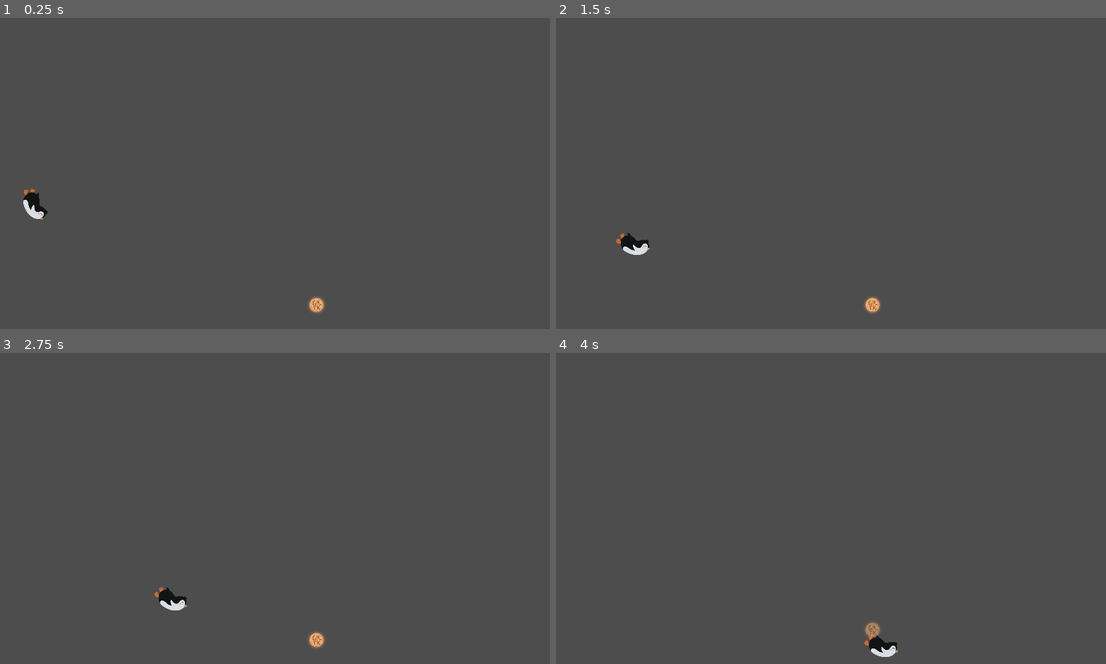
Above: before the commit, frames 1-4 (two rows, left to right).
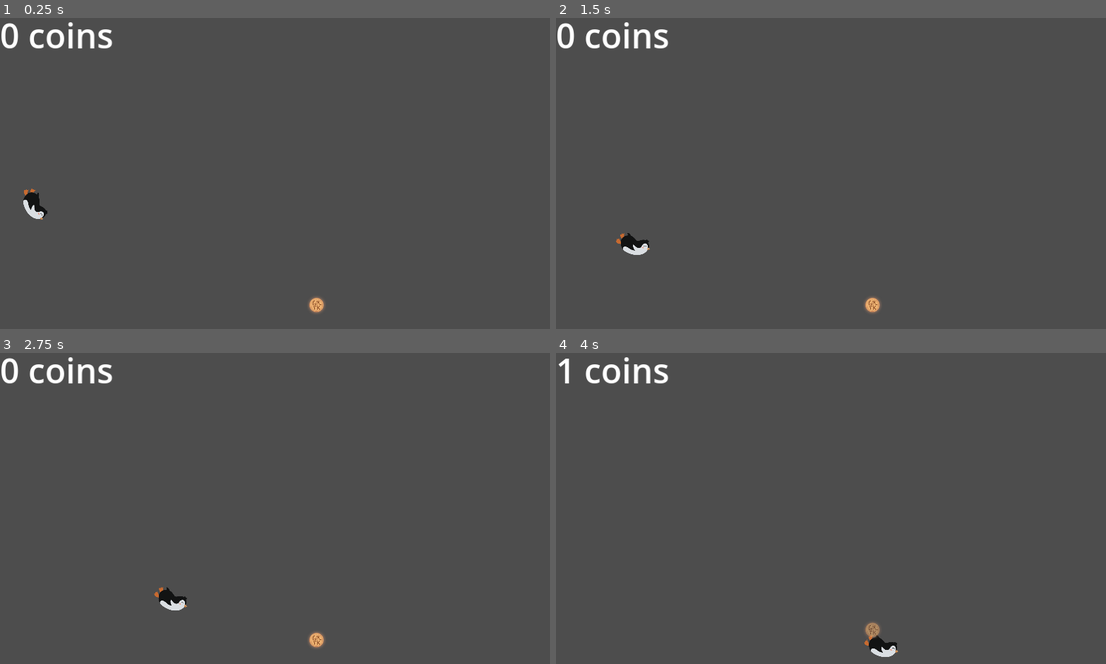
Above: after the commit, the same moments.

Repository: icy-lava/frost-surf
Game: Godot game, scene res://world.tscn
The game is run twice, just before and just after one commit, with the same random seed, the same clock (stepped at 60 frames per second) and the same inputs.
Inputs:
- Up to frame 1 (0.25 s): no input
- Up to frame 2 (1.5 s): no input
- Up to frame 3 (2.75 s): no input
- Up to frame 4 (4 s): no input

The runs differ from the first frame. In frame 1, 0.6% of the frame differs, in the area x 0-21%, y 1-10%; in frame 2, 0.6%; in frame 3, 0.6%; in frame 4, 0.6%.

Commit message:
Coin counter

Diff:
--- /dev/null
+++ b/coin_counter.gd
@@ -0,0 +1,7 @@
+extends Label
+
+var count = 0
+
+func _on_penguin_collected_coin():
+	count += 1
+	text = str(count) + " coins"
--- /dev/null
+++ b/collect_counter.gd
@@ -0,0 +1,5 @@
+extends Label
+
+
+func _on_penguin_collected_coin():
+	this.te
--- a/object/collectable.gd
+++ b/object/collectable.gd
@@ -1,6 +1,4 @@
 extends Area2D
-
-signal collected
 
 @onready var sprite = get_node("Sprite2D")
 @onready var animation = $CollectableAnimation
@@ -8,10 +6,10 @@
 func _on_body_entered(body):
 	if body is Penguin:
 		_on_collected()
+		body.collect_coin()
 
 func _on_collected():
 	animation.play("collectable_animation")
-	emit_signal("collected")
 	print("COIN!")
 	# --- unused shit code ---
 	#var tween := create_tween().set_trans(Tween.TRANS_EXPO).set_ease(Tween.EASE_OUT)
--- a/object/penguin.gd
+++ b/object/penguin.gd
@@ -1,5 +1,7 @@
 extends CharacterBody2D
 class_name Penguin
+
+signal collected_coin
 
 # Get the gravity from the project settings to be synced with RigidBody nodes.
 var gravity: int = ProjectSettings.get_setting("physics/2d/default_gravity")
@@ -19,3 +21,6 @@
 		target_rotation_vector *= -1
 	var new_rotation_vector := Game.damp(current_rotation_vector, target_rotation_vector, 0.01, delta)
 	Sprite.rotation = new_rotation_vector.angle()
+
+func collect_coin():
+	emit_signal("collected_coin")
--- a/world.tscn
+++ b/world.tscn
@@ -1,8 +1,9 @@
-[gd_scene load_steps=4 format=3 uid="uid://cptkwbxtnybkt"]
+[gd_scene load_steps=5 format=3 uid="uid://cptkwbxtnybkt"]
 
 [ext_resource type="PackedScene" uid="uid://d2ynjwy5srmdg" path="res://object/penguin.tscn" id="1_jtmkg"]
 [ext_resource type="PackedScene" uid="uid://dtmycdb0xitq2" path="res://object/terrain.tscn" id="2_72ag4"]
 [ext_resource type="PackedScene" uid="uid://c55md7bv37dmb" path="res://object/collectable.tscn" id="3_pcn2r"]
+[ext_resource type="Script" path="res://coin_counter.gd" id="4_3udq4"]
 
 [node name="World" type="Node2D"]
 
@@ -14,3 +15,19 @@
 
 [node name="Collectable" parent="." instance=ExtResource("3_pcn2r")]
 position = Vector2(2152, 1996)
+
+[node name="Control" type="Control" parent="."]
+layout_mode = 3
+anchors_preset = 0
+offset_right = 40.0
+offset_bottom = 40.0
+
+[node name="Label" type="Label" parent="Control"]
+layout_mode = 1
+offset_right = 770.0
+offset_bottom = 318.0
+theme_override_font_sizes/font_size = 231
+text = "0 coins"
+script = ExtResource("4_3udq4")
+
+[connection signal="collected_coin" from="Penguin" to="Control/Label" method="_on_penguin_collected_coin"]
